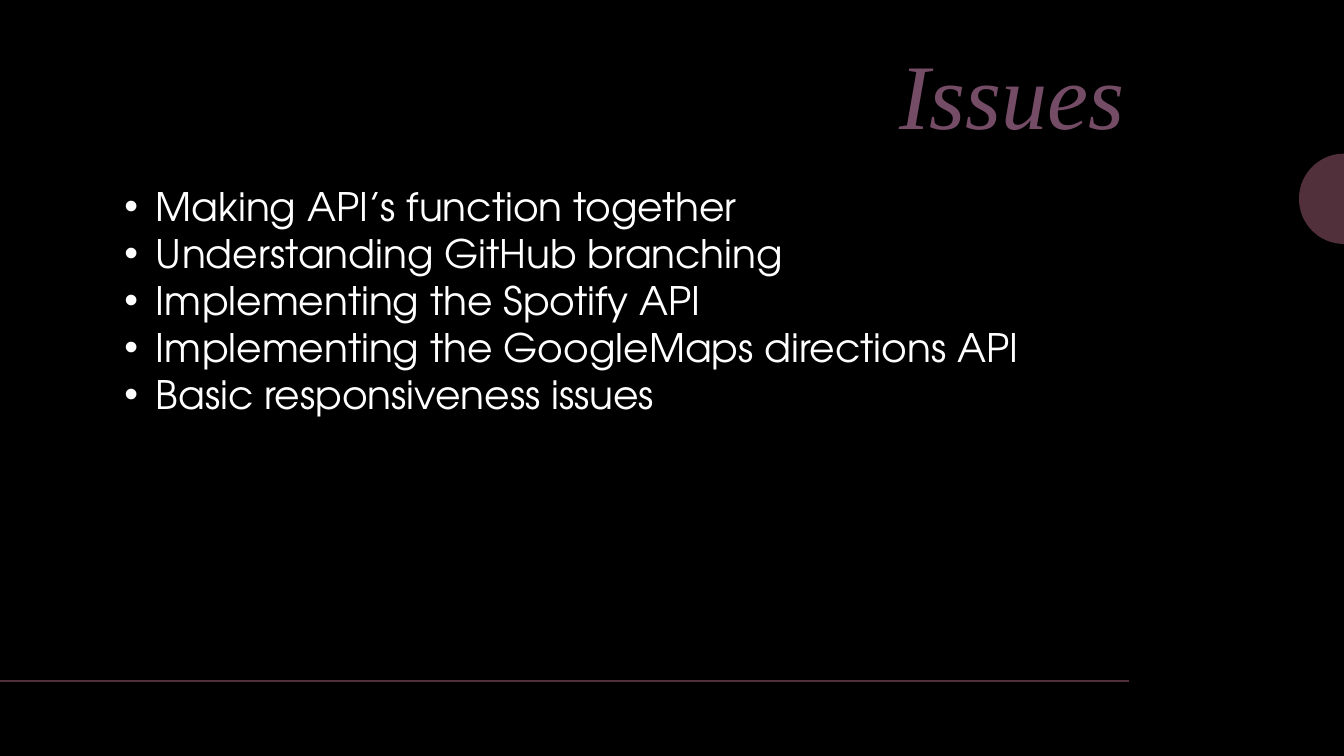
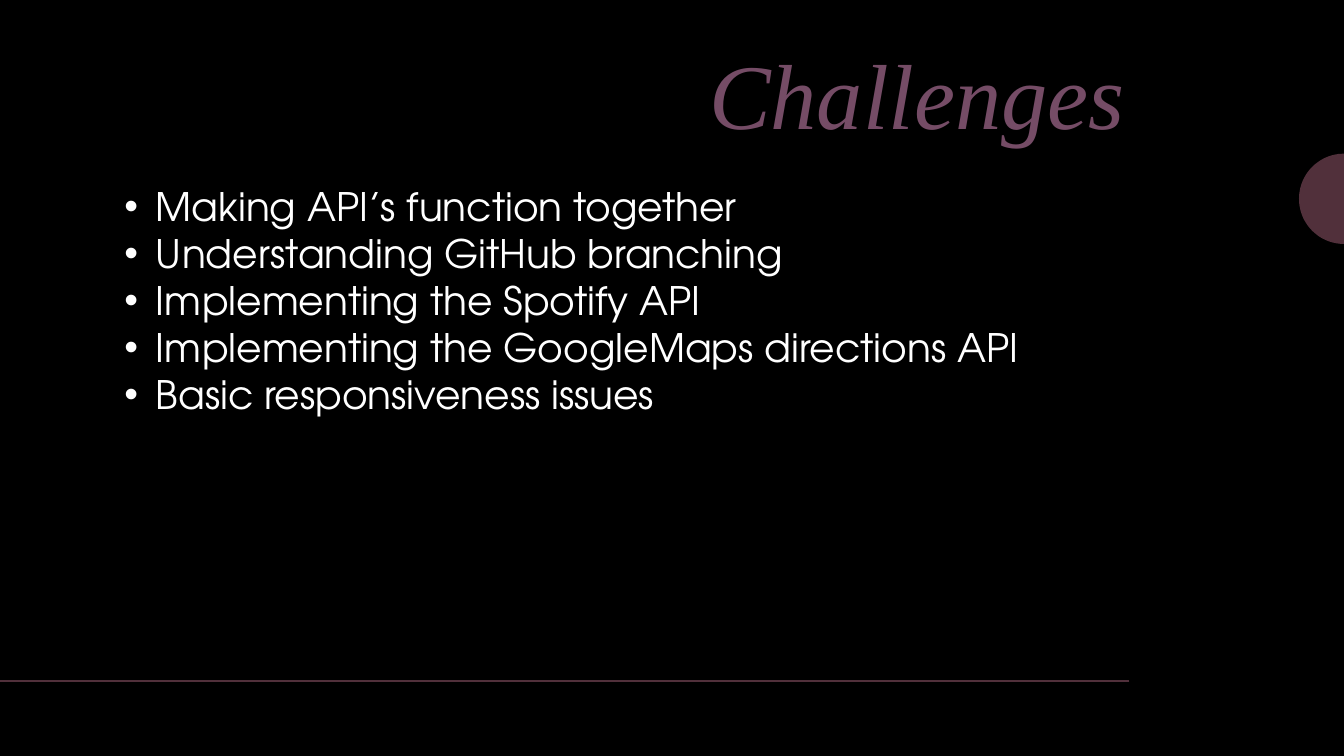
Before and after one commit to bburwell91/Project-1, a slide deck: slide 5 of Project-1.pptx. Drawn at 1344x756 pixels with LibreOffice and Linux fonts; fonts in the diff are those of the drawing. Boxes give left, top, right and bottom in pixels: in the first picture for what was removed or moved away, otherwise in the second. Text is boxed around its words. In the diff, an @@ line names an element or a change of style, - is before the commit and + after.

```diff
--- a/Project-1.pptx
+++ b/Project-1.pptx
@@ text at [709,65,1124,146]: text changed @@
-Issues
+Challenges
```
Also in this commit, not shown: 3 other slides changed, 1 slide added, 2 other files.
